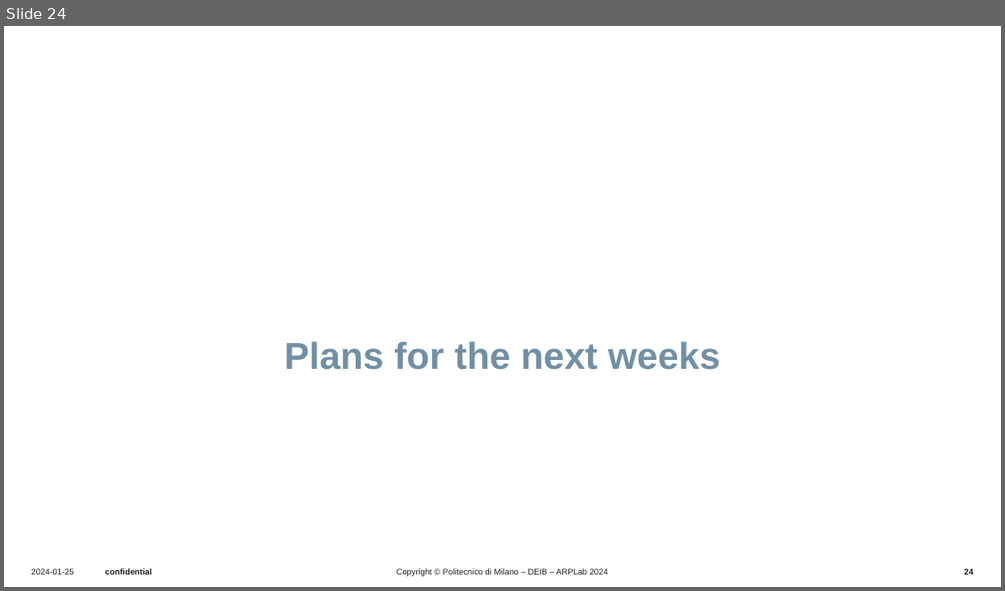
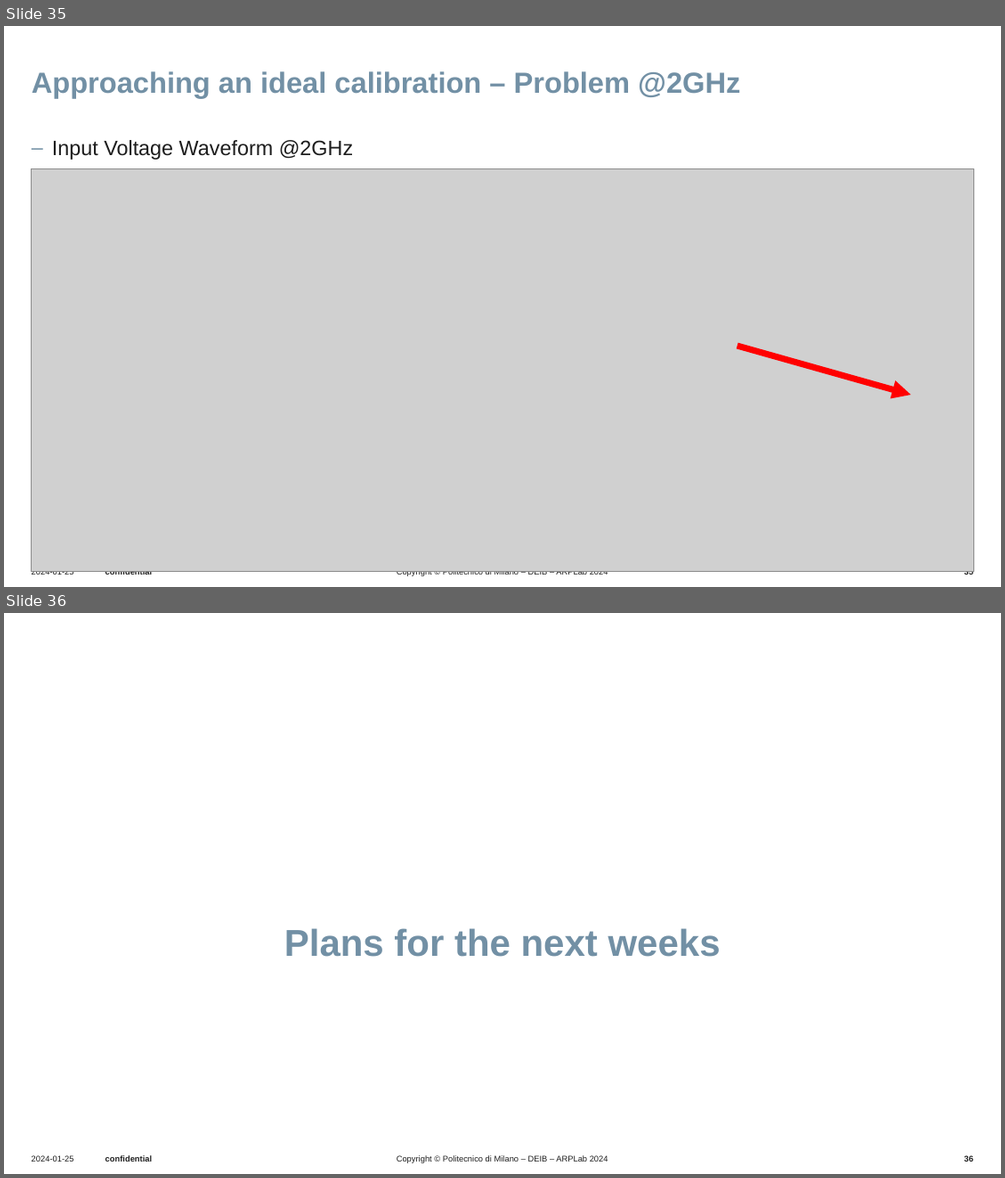
Before and after one commit to UseProxy305/thesisWork, a slide deck: Presentations/presentation5_4_sep/20250904_bi.pptx. Shown one above the other, each under a label of ours: slide 24 before the commit, slides 35 and 36 after it. The pictures are 1005x591 and 1005x1178 pixels, drawn with LibreOffice and Linux fonts; fonts in the diff are those of the drawing; grey boxes stand for pictures; background and template pictures are left out. Boxes give left, top, right and bottom in pixels: in the first picture for what was removed or moved away, otherwise in the second. Text is boxed around its words. In the diff, an @@ line names an element or a change of style, - is before the commit and + after.

```diff
--- a/Presentations/presentation5_4_sep/20250904_bi.pptx
+++ b/Presentations/presentation5_4_sep/20250904_bi.pptx
@@ slide 35 added at [4,26,1001,587], background #FFFFFF; not listed: 4 template elements that a slide beside it also shows @@
@@ title added at [32,71,740,98], 28 pt, text #7290A5, bold @@
+Approaching an ideal calibration – Problem @2GHz
@@ text added at [52,140,353,160], 20 pt, text #1D1D1D @@
+‒ Input Voltage Waveform @2GHz
@@ picture added at [32,168,974,572] @@
@@ arrow added from (737, 346) to (911, 394), #FF0000 6 pt @@
@@ what was slide 24 is now slide 36 @@
@@ page number at [964,1155,973,1163]: text changed @@
-24
+36
```
Also in this commit, not shown: 3 slides changed, 11 other slides added, 9 other files.
